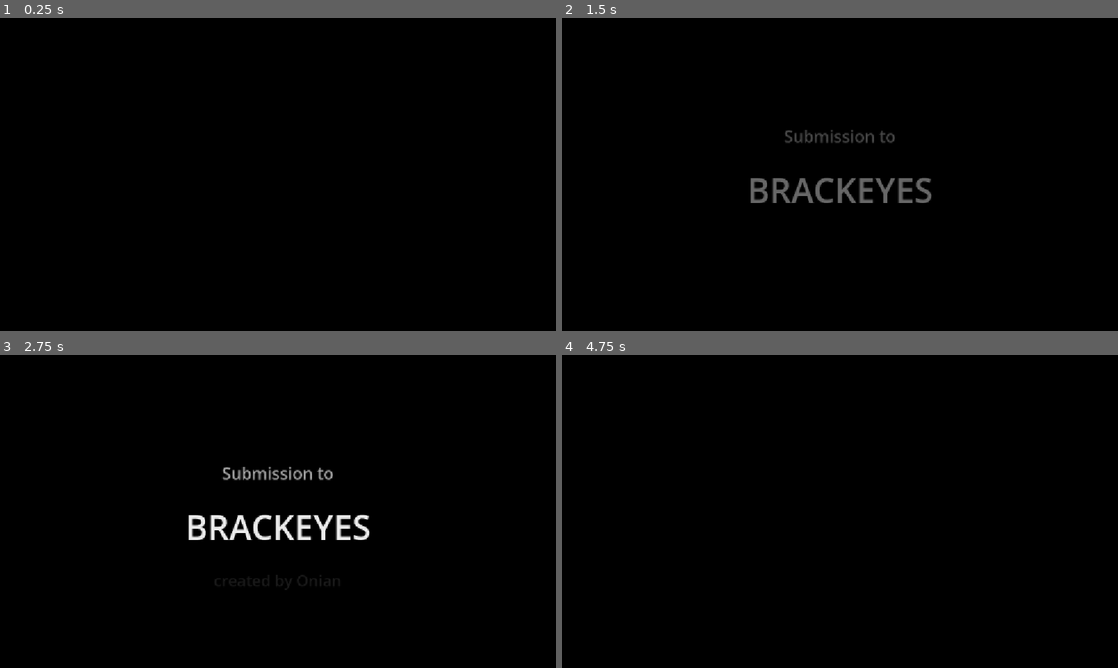
Above: before the commit, frames 1-4 (two rows, left to right).
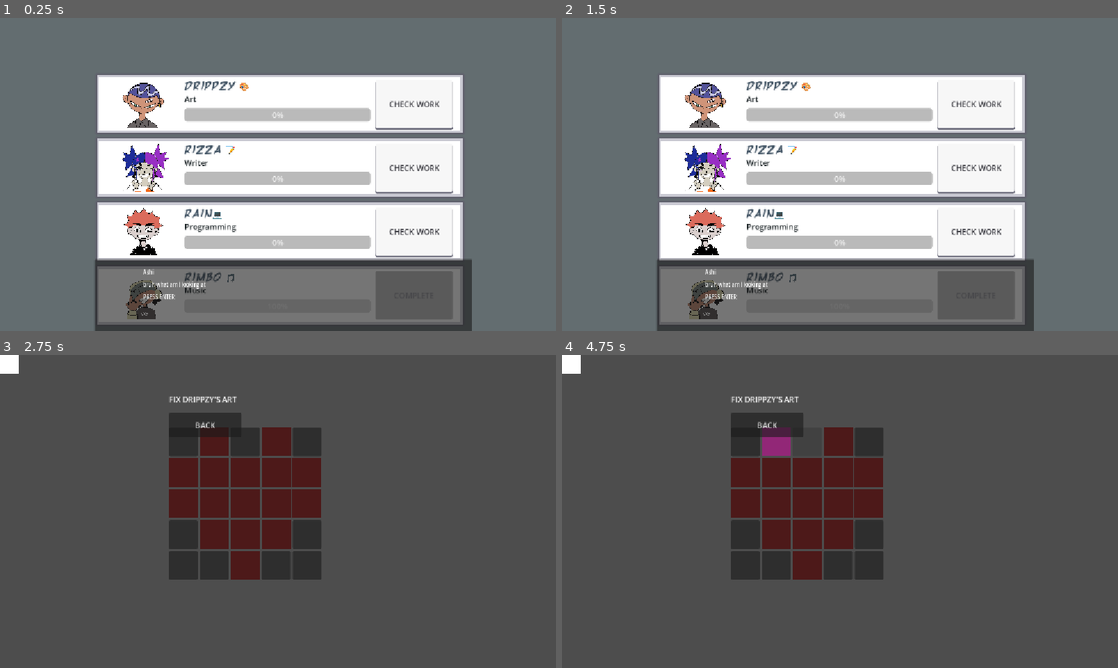
Above: after the commit, the same moments.

Repository: aadhyap/soloDev
Game: Godot game, scene res://dashboard.tscn
Two runs of this game, one before a commit and one after it. Both use one fixed random seed, a clock stepped at 60 frames per second and the inputs below. Before the commit the project starts from res://scenes/intro_screen.tscn. Video files are missing from this copy of the repository; at most half a second of black plays in their place. Sound files missing from this copy of the repository are replaced by a short silence.
Inputs (mouse positions are in pixels of both pictures, inside the frame that each line leads up to):
- Up to frame 1 (0.25 s): no input
- Up to frame 2 (1.5 s): click (973, 102) at 0.5 s, where only the run after the commit has a clickable "CHECK WORK"; click (767, 86) at 1.25 s, where only the run after the commit has a clickable "BACK"
- Up to frame 3 (2.75 s): click (411, 439) at 2 s, where only the run after the commit has a clickable "CHECK WORK"
- Up to frame 4 (4.75 s): click (745, 442) at 2.77 s; click (778, 442) at 3.52 s; click (806, 442) at 4.27 s

The runs differ from the first frame. In frame 1, 100% of the frame differs, in the area x 0-100%, y 0-100%; in frame 2, 99%; in frame 3, 100%; in frame 4, 100%.

Commit message:
dialogue work

Diff:
--- a/dashboard.tscn
+++ b/dashboard.tscn
@@ -1,5 +1,6 @@
 [gd_scene format=3 uid="uid://b30bt5klbvwh5"]
 
+[ext_resource type="PackedScene" uid="uid://1m66htvxa4i0" path="res://dashboardUI/DialogueSystem/dialogue_box.tscn" id="1_1w0xl"]
 [ext_resource type="PackedScene" uid="uid://b6t2cs0kx4b0v" path="res://dashboardUI/team_member_card.tscn" id="1_23vhs"]
 [ext_resource type="Resource" uid="uid://cay6hmvpcvb8s" path="res://membersData/drippzy.tres" id="3_bc6a6"]
 [ext_resource type="Resource" uid="uid://o0we86nc1eil" path="res://membersData/rimbo.tres" id="4_1w0xl"]
@@ -57,3 +58,5 @@
 layout_mode = 2
 size_flags_vertical = 3
 member = ExtResource("4_1w0xl")
+
+[node name="DialogueBox" parent="CenterContainer" unique_id=1174554199 instance=ExtResource("1_1w0xl")]
--- /dev/null
+++ b/dashboardUI/DialogueSystem/dialog_box.gd
@@ -0,0 +1,72 @@
+extends PanelContainer
+
+signal finished
+
+@export var test_dialogue_id: String = "risa_first_check"
+
+@onready var portrait: TextureRect = \
+	$MarginContainer/HBoxContainer/Portrait
+
+@onready var name_label: Label = \
+	$MarginContainer/HBoxContainer/TextColumn/NameLabel
+
+@onready var dialogue_label: Label = \
+	$MarginContainer/HBoxContainer/TextColumn/DialogueLabel
+
+@onready var continue_label: Label = \
+	$MarginContainer/HBoxContainer/TextColumn/ContinueLabel
+
+
+var lines: Array = []
+var line_index: int = 0
+var active: bool = false
+
+
+func _ready() -> void:
+	start(test_dialogue_id)
+
+
+func start(dialogue_id: String) -> void:
+	lines = DialogueManager.get_dialogue(dialogue_id)
+
+	if lines.is_empty():
+		print("NO DIALOGUE FOUND: ", dialogue_id)
+		return
+
+	line_index = 0
+	active = true
+
+	show()
+	show_current_line()
+
+
+func show_current_line() -> void:
+	if line_index >= lines.size():
+		end_dialogue()
+		return
+
+	var line = lines[line_index]
+
+	name_label.text = line["speaker"]
+	dialogue_label.text = line["text"]
+	continue_label.text = "PRESS ENTER"
+
+
+func next_line() -> void:
+	line_index += 1
+	show_current_line()
+
+
+func end_dialogue() -> void:
+	active = false
+	hide()
+	finished.emit()
+
+
+func _unhandled_input(event: InputEvent) -> void:
+	if not active:
+		return
+
+	if event.is_action_pressed("ui_accept"):
+		get_viewport().set_input_as_handled()
+		next_line()
--- /dev/null
+++ b/dashboardUI/DialogueSystem/dialogue/dialogue.json
@@ -0,0 +1,39 @@
+{
+  "risa_first_check": [
+	{
+	  "speaker": "Ashi",
+	  "text": "bruh what am I looking at"
+	},
+	{
+	  "speaker": "Risa",
+	  "text": "Uhh... so this is all I got for the story."
+	},
+	{
+	  "speaker": "Ashi",
+	  "text": "You wrote 'The.'"
+	},
+	{
+	  "speaker": "Risa",
+	  "text": "I was getting there."
+	}
+  ],
+
+  "drippzy_first_check": [
+	{
+	  "speaker": "Ashi",
+	  "text": "Is that the character?"
+	},
+	{
+	  "speaker": "Drippzy",
+	  "text": "Yeah."
+	},
+	{
+	  "speaker": "Ashi",
+	  "text": "It's a stick figure."
+	},
+	{
+	  "speaker": "Drippzy",
+	  "text": "It's concept art."
+	}
+  ]
+}
--- /dev/null
+++ b/dashboardUI/DialogueSystem/dialogue_box.tscn
@@ -0,0 +1,46 @@
+[gd_scene format=3 uid="uid://1m66htvxa4i0"]
+
+[ext_resource type="Script" uid="uid://eehqod36o3j4" path="res://dashboardUI/DialogueSystem/dialog_box.gd" id="1_0e2x4"]
+
+[node name="DialogueUI" type="CanvasLayer" unique_id=38181865]
+
+[node name="DialogBox" type="PanelContainer" parent="." unique_id=1178802324]
+custom_minimum_size = Vector2(1200, 170)
+offset_left = 196.0
+offset_top = 500.0
+offset_right = 1396.0
+offset_bottom = 670.0
+scale = Vector2(0.65196556, 0.9474996)
+script = ExtResource("1_0e2x4")
+
+[node name="MarginContainer" type="MarginContainer" parent="DialogBox" unique_id=1049442398]
+layout_mode = 2
+theme_override_constants/margin_left = 20
+theme_override_constants/margin_top = 15
+theme_override_constants/margin_right = 20
+theme_override_constants/margin_bottom = 15
+
+[node name="HBoxContainer" type="HBoxContainer" parent="DialogBox/MarginContainer" unique_id=1184356803]
+layout_mode = 2
+
+[node name="Portrait" type="TextureRect" parent="DialogBox/MarginContainer/HBoxContainer" unique_id=996483597]
+custom_minimum_size = Vector2(130, 130)
+layout_mode = 2
+expand_mode = 1
+stretch_mode = 6
+
+[node name="TextColumn" type="VBoxContainer" parent="DialogBox/MarginContainer/HBoxContainer" unique_id=533960432]
+layout_mode = 2
+size_flags_horizontal = 3
+
+[node name="NameLabel" type="Label" parent="DialogBox/MarginContainer/HBoxContainer/TextColumn" unique_id=1307579703]
+layout_mode = 2
+
+[node name="DialogueLabel" type="Label" parent="DialogBox/MarginContainer/HBoxContainer/TextColumn" unique_id=1438212370]
+layout_mode = 2
+vertical_alignment = 1
+autowrap_mode = 3
+
+[node name="ContinueLabel" type="Label" parent="DialogBox/MarginContainer/HBoxContainer/TextColumn" unique_id=2053096846]
+layout_mode = 2
+text = "PRESS ENTER"
--- /dev/null
+++ b/dashboardUI/DialogueSystem/dialogue_manager.gd
@@ -0,0 +1,39 @@
+extends Node
+
+var dialogues: Dictionary = {}
+
+
+func _ready() -> void:
+	load_dialogues()
+
+
+func load_dialogues() -> void:
+	var file := FileAccess.open(
+		"res://dashboardUI/DialogueSystem/dialogue/dialogue.json",
+		FileAccess.READ
+	)
+
+	if file == null:
+		push_error("Could not open dialogue.json")
+		return
+
+	var text := file.get_as_text()
+	file.close()
+
+	var data = JSON.parse_string(text)
+
+	if data == null:
+		push_error("Could not parse dialogue.json")
+		return
+
+	dialogues = data
+
+	print("Loaded dialogues: ", dialogues.keys())
+
+
+func get_dialogue(dialogue_id: String) -> Array:
+	if not dialogues.has(dialogue_id):
+		push_error("Dialogue doesn't exist: " + dialogue_id)
+		return []
+
+	return dialogues[dialogue_id]
--- a/minigames/art/art_minigame.gd
+++ b/minigames/art/art_minigame.gd
@@ -119,3 +119,9 @@
 			result.append(1)
 
 	return result
+
+
+func _on_back_button_pressed() -> void:
+	get_tree().change_scene_to_file(
+		"res://dashboard.tscn"
+	)
--- a/minigames/art_minigame.tscn
+++ b/minigames/art_minigame.tscn
@@ -39,3 +39,5 @@
 offset_right = 500.0
 offset_bottom = 170.0
 text = "BACK"
+
+[connection signal="pressed" from="BackButton" to="." method="_on_back_button_pressed"]
--- a/minigames/programming_minigame.tscn
+++ b/minigames/programming_minigame.tscn
@@ -44,3 +44,4 @@
 "
 
 [connection signal="pressed" from="TestButton" to="." method="_on_test_button_pressed"]
+[connection signal="pressed" from="Back" to="." method="_on_back_pressed"]
--- a/minigames/writing_minigame.tscn
+++ b/minigames/writing_minigame.tscn
@@ -33,3 +33,5 @@
 [node name="BackButton" type="Button" parent="VBoxContainer" unique_id=997817271]
 layout_mode = 2
 text = "Back"
+
+[connection signal="pressed" from="VBoxContainer/BackButton" to="." method="_on_back_button_pressed"]
--- a/project.godot
+++ b/project.godot
@@ -11,7 +11,7 @@
 [application]
 
 config/name="SoloDev"
-run/main_scene="uid://b7takqqyo45po"
+run/main_scene="uid://b30bt5klbvwh5"
 config/features=PackedStringArray("4.7", "Forward Plus")
 config/icon="res://icon.svg"
 
@@ -19,6 +19,7 @@
 
 GameState="*uid://bbmrrt4gts8cv"
 MusicManager="*uid://dyqq3cdjnng5d"
+DialogueManager="*uid://brioma511gcre"
 
 [display]
 
--- a/scenes/intro_screen.gd
+++ b/scenes/intro_screen.gd
@@ -3,5 +3,14 @@
 @export_file("*.tscn") var next_scene: String = "res://scenes/splash_screen.tscn"
 
 
-func _on_video_stream_player_finished() -> void:
+func _process(_delta):
+	if Input.is_key_pressed(KEY_P):
+		skip_intro()
+
+
+func skip_intro():
 	get_tree().change_scene_to_file(next_scene)
+
+
+func _on_video_stream_player_finished():
+	skip_intro()
--- a/scenes/intro_screen.tscn
+++ b/scenes/intro_screen.tscn
@@ -24,4 +24,13 @@
 autoplay = true
 expand = true
 
+[node name="Label" type="Label" parent="." unique_id=1734901851]
+layout_mode = 0
+offset_left = 849.0
+offset_top = 634.0
+offset_right = 1027.0
+offset_bottom = 657.0
+theme_override_colors/font_color = Color(0.34968925, 0.34968933, 0.3496893, 1)
+text = "PRESS P TO SKIP INTRO"
+
 [connection signal="finished" from="VideoStreamPlayer" to="." method="_on_video_stream_player_finished"]
--- a/scenes/splash_screen.gd
+++ b/scenes/splash_screen.gd
@@ -4,6 +4,9 @@
 
 @onready var animation_player: AnimationPlayer = $AnimationPlayer
 
+func _on_back_pressed() -> void:
+	GameState.current_task = null
+	get_tree().change_scene_to_file("res://dashboard.tscn")
 
 func _ready() -> void:
 	# Start the main song if it isn't already playing
Not shown, added: dashboardUI/DialogueSystem/dialog_box.gd.uid
Not shown, added: dashboardUI/DialogueSystem/dialogue_manager.gd.uid
